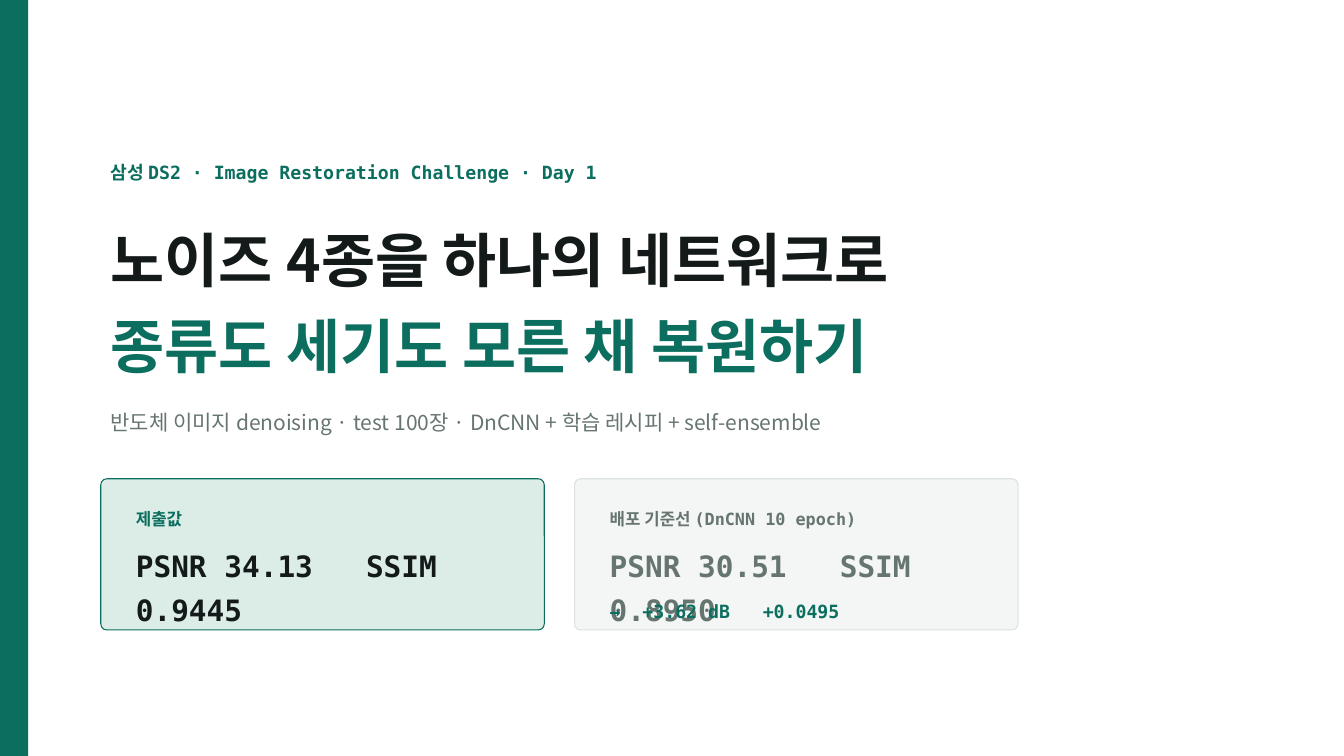
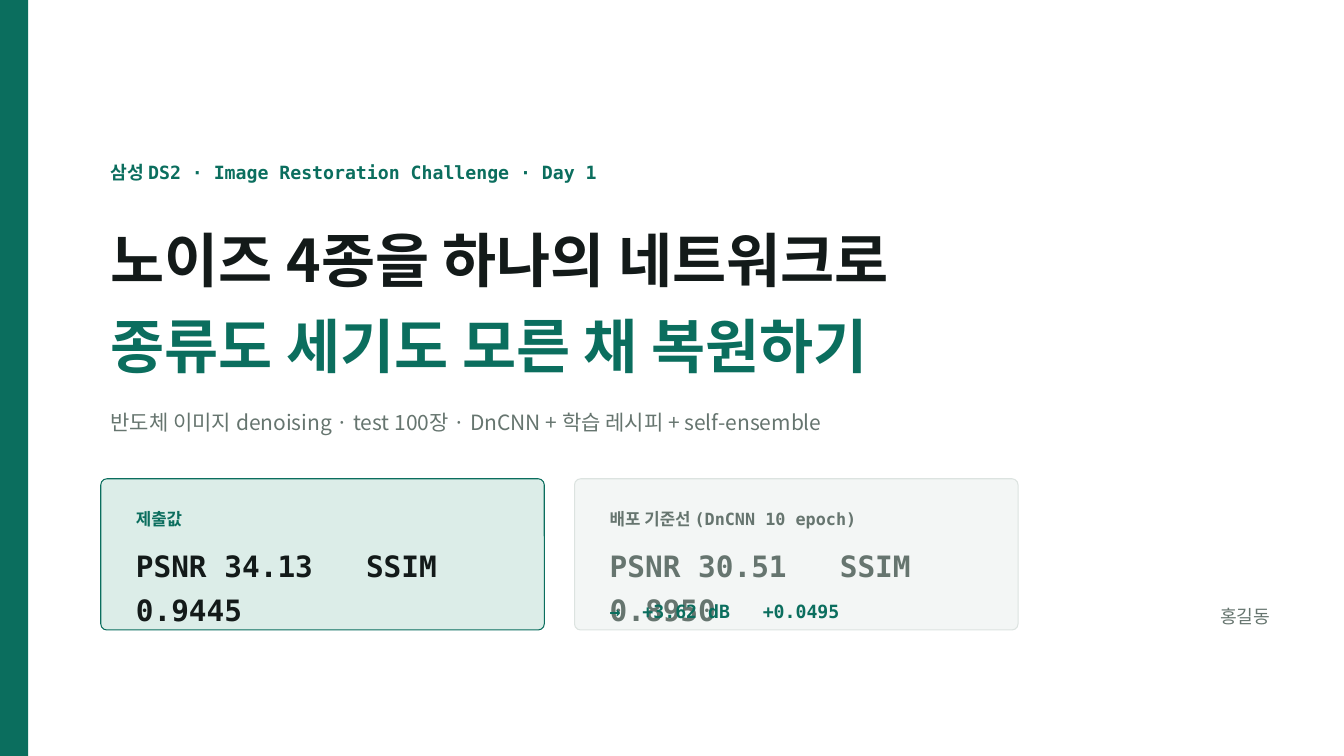
Before and after one commit to kithhooni-commits/ds-practice, a slide deck: slide 1 of 실습5/실습5_denoising_발표.pptx. Drawn at 1344x756 pixels with LibreOffice and Linux fonts; fonts in the diff are those of the drawing. Boxes give left, top, right and bottom in pixels: in the first picture for what was removed or moved away, otherwise in the second. Text is boxed around its words. In the diff, an @@ line names an element or a change of style, - is before the commit and + after.

```diff
--- a/실습5/실습5_denoising_발표.pptx
+++ b/실습5/실습5_denoising_발표.pptx
@@ text added at (1220, 607, 1270, 625), 13 pt, text #66756F @@
+홍길동
```
Also in this commit, not shown: 3 other slides changed, 2 other files.
